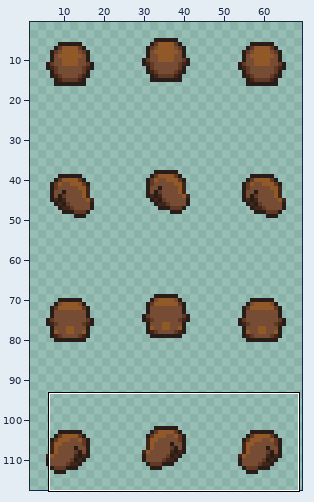
Two versions of one sprite sheet, collection/cabbit-custom/sprite/base/parts/head/PNG/24x32/head-heavy-light_black.png. The picture above shows the old version from afar; the outline marks the close-up.
Close-up. Old version:
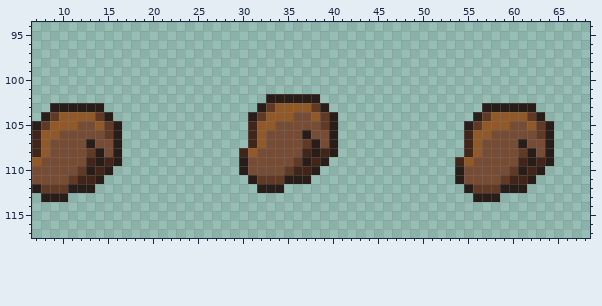
The file is 72x128 pixels. Shown: x 7..68, y 94..117. The wide view leaves out empty margins. The commit also changed other parts of the picture, which this record leaves out.
After:
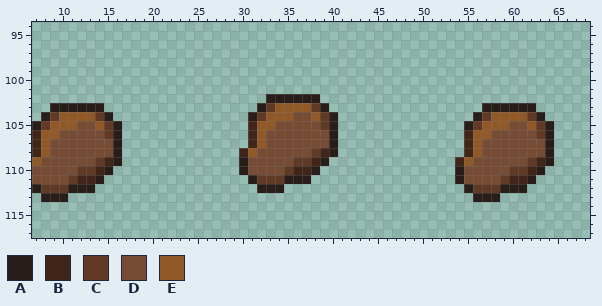
Palette (. is transparent): A #281d19  B #422519  C #603a25  D #774c35  E #915928
Changes in this commit:
y 106: x 37 A -> D
y 107: x 13 A -> D; x 37..38 CA -> DD; x 61 A -> D
y 108: x 13..14 CA -> DD; x 37..38 BA -> DC; x 61..62 CA -> DD
y 109: x 13..14 BA -> DC; x 37 A -> C; x 61..62 BA -> DC
y 110: x 13 A -> C; x 61 A -> C
Pixel boxes of the changes (left, top, right, bottom) in both close-ups:
changed: (302, 130, 320, 166)
changed: (86, 139, 104, 175)
changed: (518, 139, 536, 175)
